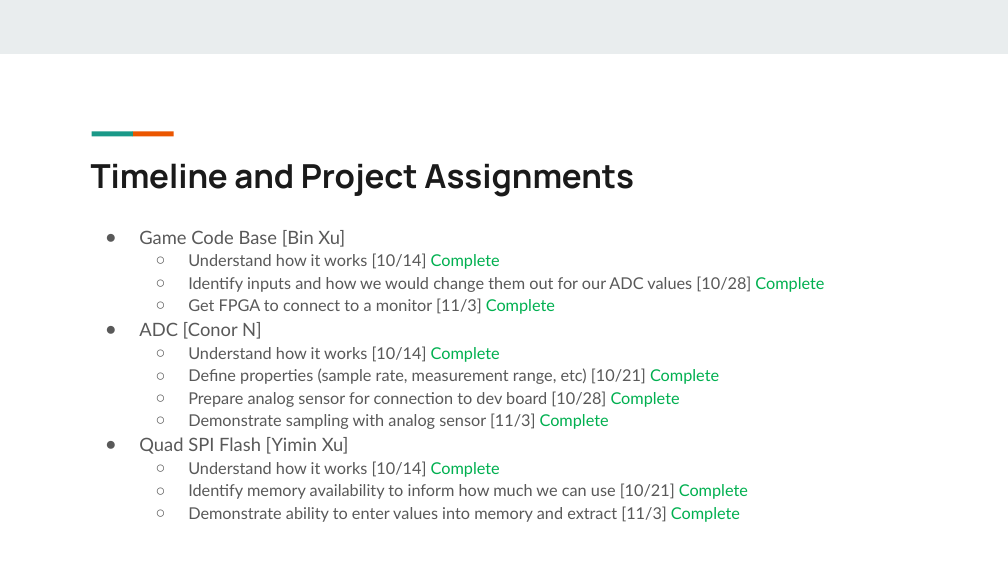
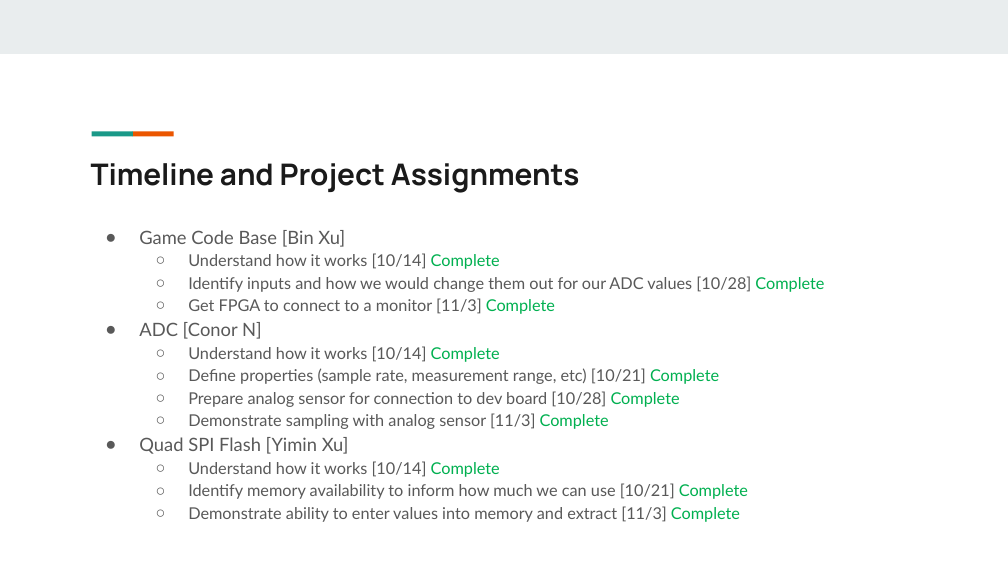
Before and after one commit to xu842251462/EC551_FinalProject, a slide deck: slide 12 of Presentations/EC551SecondProjectPresentation.pptx. Drawn at 1008x567 pixels with LibreOffice and Linux fonts; fonts in the diff are those of the drawing. Boxes give left, top, right and bottom in pixels: in the first picture for what was removed or moved away, otherwise in the second. Text is boxed around its words. In the diff, an @@ line names an element or a change of style, - is before the commit and + after.

```diff
--- a/Presentations/EC551SecondProjectPresentation.pptx
+++ b/Presentations/EC551SecondProjectPresentation.pptx
@@ title "Timeline and Project Assignments" at (x1=91, y1=163, x2=580, y2=193): size 31.5 to 28.4 pt @@
```
Also in this commit, not shown: 6 other slides changed.
